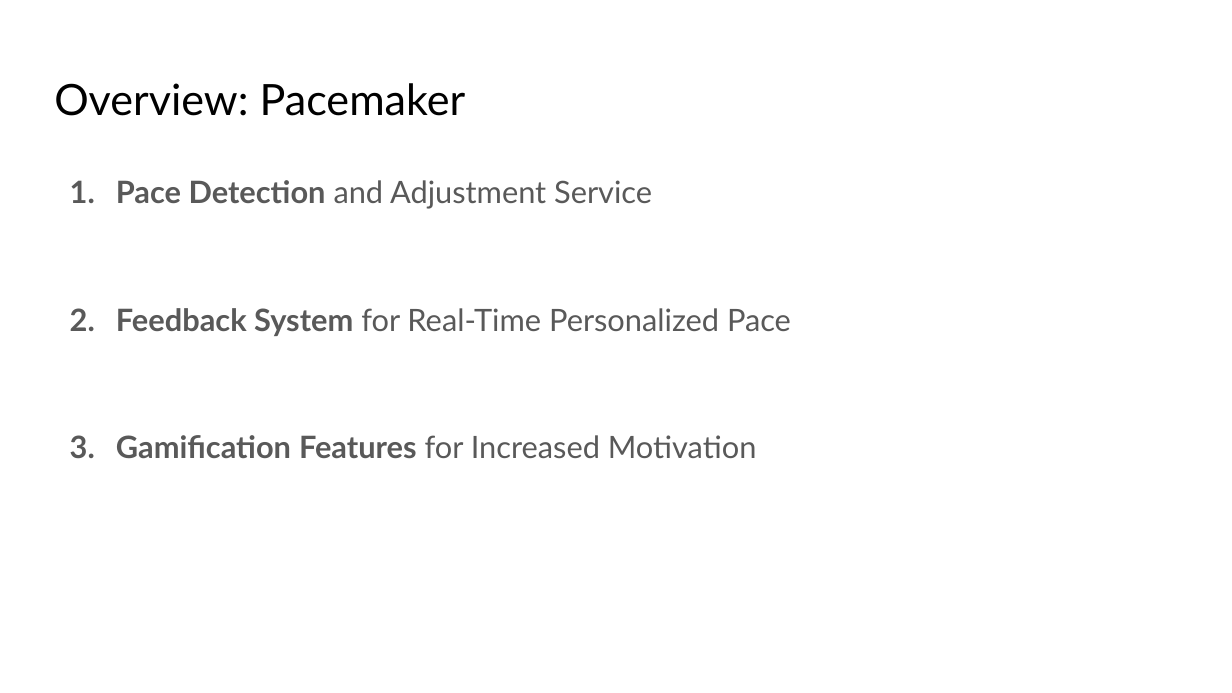
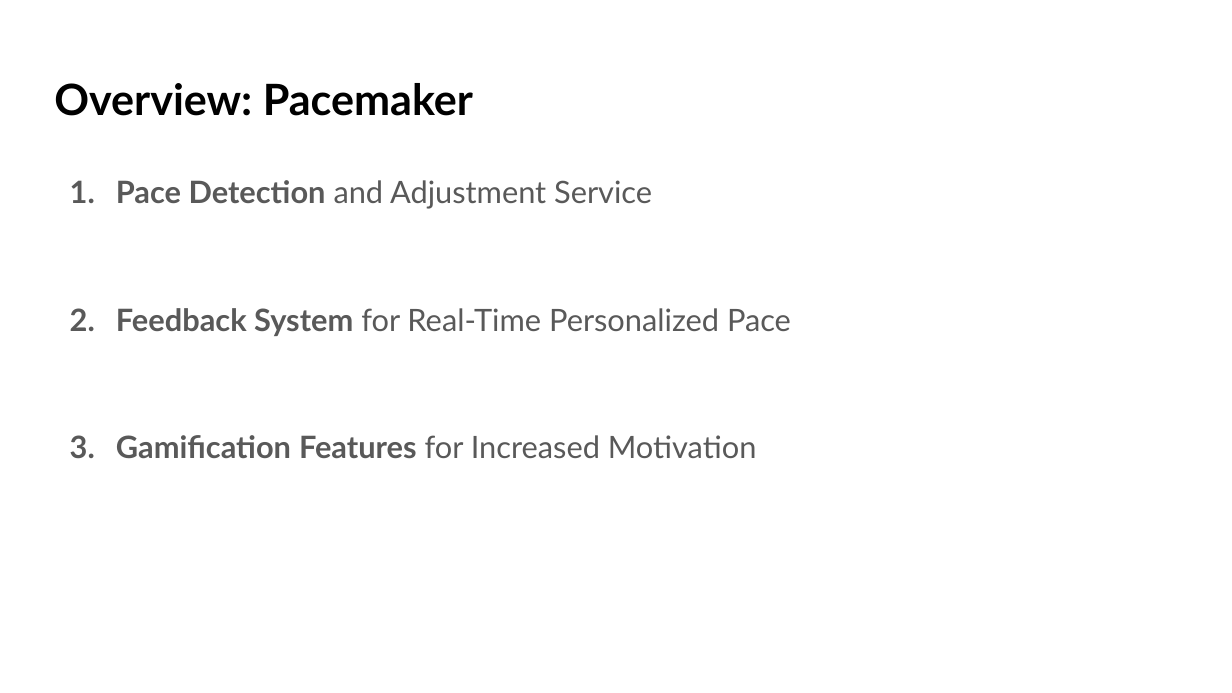
Before and after one commit to crazyboy9103/2021_2_MCA_team7, a slide deck: slide 4 of Project Proposal.pptx. Drawn at 1232x693 pixels with LibreOffice and Linux fonts; fonts in the diff are those of the drawing. Boxes give left, top, right and bottom in pixels: in the first picture for what was removed or moved away, otherwise in the second. Text is boxed around its words. In the diff, an @@ line names an element or a change of style, - is before the commit and + after.

```diff
--- a/Project Proposal.pptx
+++ b/Project Proposal.pptx
@@ title "Overview: Pacemaker" at [54,83,473,116]: bold on @@
```
Also in this commit, not shown: 11 other slides changed, 2 slides added, 1 slide removed, 1 other file.
